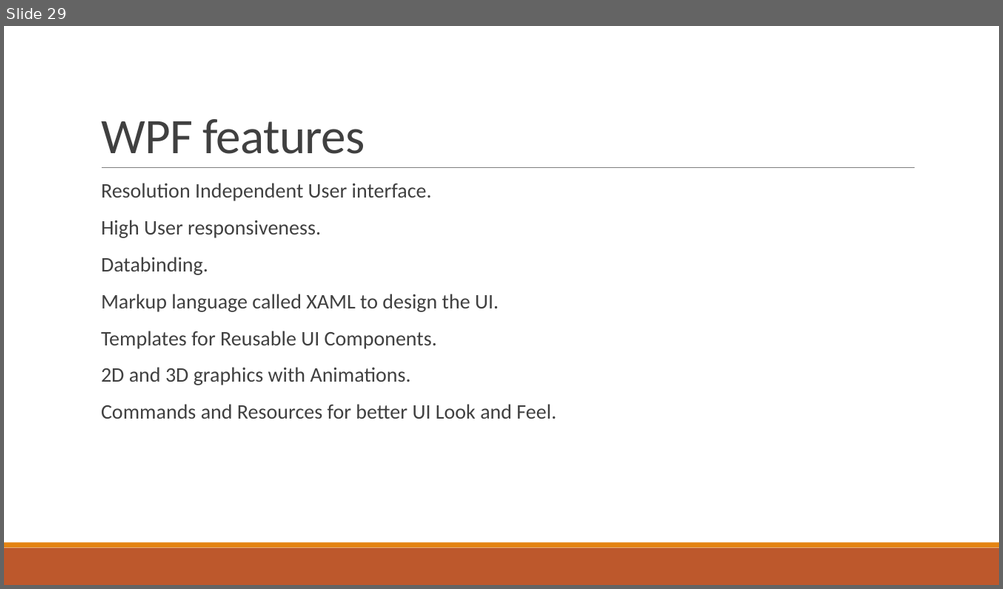
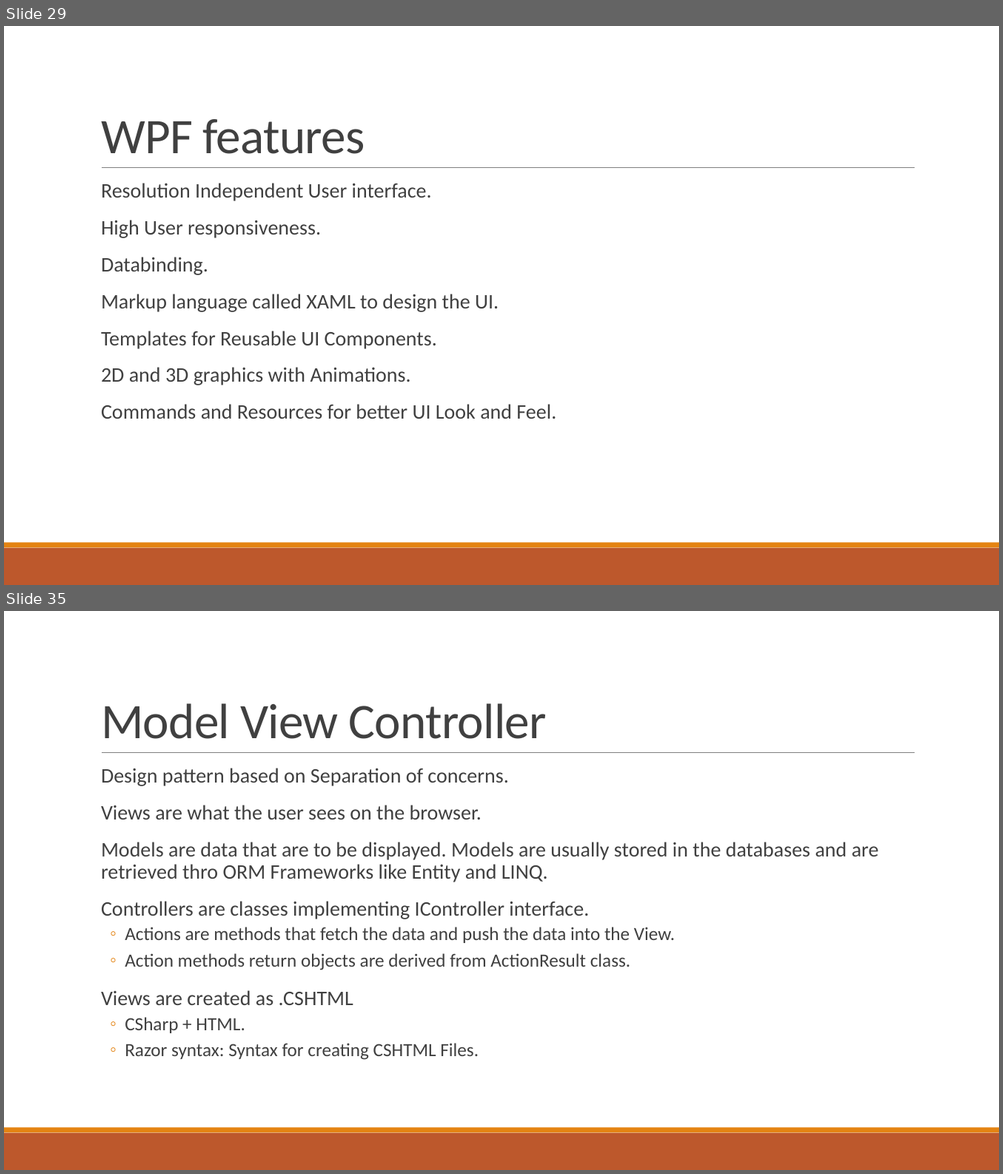
Before and after one commit to phani-rajbn/SiemensAug19, a slide deck: NET Training.pptx. Shown one above the other, each under a label of ours: slide 29 before the commit, slides 29 and 35 after it; the slides between them are not shown. The pictures are 1003x589 and 1003x1174 pixels, drawn with LibreOffice and Linux fonts; fonts in the diff are those of the drawing. Boxes give left, top, right and bottom in pixels: in the first picture for what was removed or moved away, otherwise in the second. Text is boxed around its words. In the diff, an @@ line names an element or a change of style, - is before the commit and + after.

```diff
--- a/NET Training.pptx
+++ b/NET Training.pptx
@@ slide 35 added at bbox=[4, 611, 999, 1170], background #FFFFFF; not listed: 3 template elements that a slide beside it also shows @@
@@ title added at bbox=[101, 703, 546, 739], 48 pt, text #404040 @@
+Model View Controller
@@ text added at bbox=[101, 768, 879, 1060], 20 pt, text #404040 @@
+  Design pattern based on Separation of concerns.
+  Views are what the user sees on the browser.
+  Models are data that are to be displayed. Models are usually stored in the databases and are retrieved thro ORM Frameworks like Entity and LINQ.
+  Controllers are classes implementing IController interface.
+  ◦ Actions are methods that fetch the data and push the data into the View.
+  ◦ Action methods return objects are derived from ActionResult class.
+  Views are created as .CSHTML
+  ◦ CSharp + HTML.
+  ◦ Razor syntax: Syntax for creating CSHTML Files.
```
Also in this commit, not shown: 16 other slides added.
